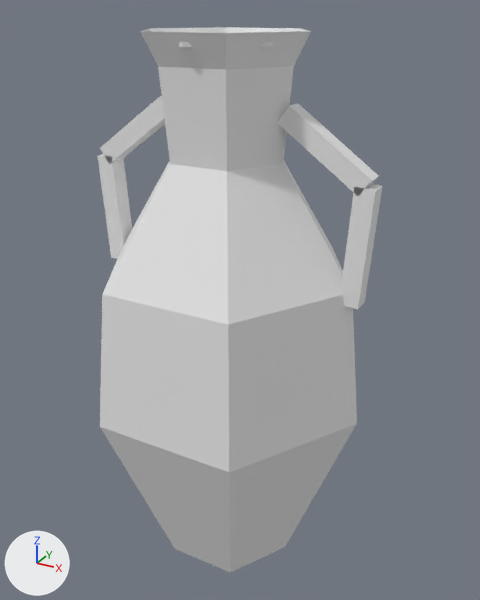
Two versions of the glTF model public/models/furniture/decor/vase/vase-00.glb, one commit apart.
Rendered twice from a camera (50 mm lens) standing at (0.335, -0.581, 0.611) and looking at (0.008, 0.013, 0.314). The lights are fixed; the arrows at lower left show +X, +Y and +Z. The picture after the commit comes second. Where no turn or scale is listed for an object, it has been applied to the vertices. Vertices at exactly the same position are counted once.

Before the edit, the objects in view are built like this:
```python
mat_lowpolykit = principled_material('LowPolyKit')
mat_lowpolykit.base_color = (0.8, 0.8, 0.8)  # white #e7e7e7
mat_lowpolykit.roughness = 0.85
me_vase_00 = bpy.data.meshes.new('vase_00')
me_vase_00.from_pydata(...)  # 80 vertices, 132 faces; spans x -0.159..0.159, y -0.136..0.136, z -0.296..0.296
me_vase_00.materials.append(mat_lowpolykit)  # white #e7e7e7
ob_vase_00 = bpy.data.objects.new('vase_00', me_vase_00)
ob_vase_00.location = (0.0, 0.0, 0.296)
```
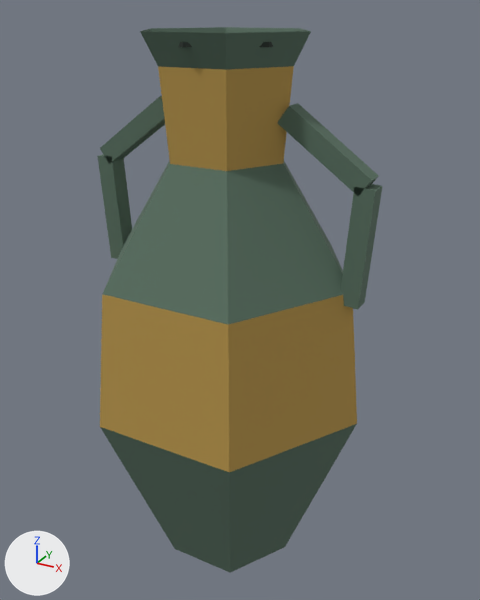
The change, as a list of edits to the scene's bpy script:
```text
Change mat_lowpolykit:
    add n2 = _N.new('ShaderNodeMix'); n2.name = 'Mix'
    add n2.data_type = 'RGBA'
    add n2.blend_type = 'MULTIPLY'
    add n2.inputs[0].default_value = 1.0  # 'Factor'
    add n2.inputs[7].default_value = (0.8, 0.8, 0.8, 1.0)  # 'B', white #e7e7e7
    add n3 = _N.new('ShaderNodeVertexColor'); n3.name = 'Color Attribute'
    where n0 = _N.new('ShaderNodeBsdfPrincipled'); n0.name = 'Principled BSDF'
    add _L.new(n2.outputs[2], n0.inputs[0])  # 'Result' to 'Base Color'
    add _L.new(n3.outputs[0], n2.inputs[6])  # 'Color' to 'A'
Change me_vase_00:
    where me_vase_00.from_pydata(...)  # 80 vertices, 132 faces; spans x -0.159..0.159, y -0.136..0.136, z -0.296..0.296
    used by ob_vase_00; location = (0.0, 0.0, 0.296)
    me_vase_00 part 1: vertex colours changed
```

What differs and where, as boxes (x1, y1, x2, y2) in the pictures (480 x 600 px):
'vase_00', recoloured (darker)
    both: (97, 27, 382, 572)
